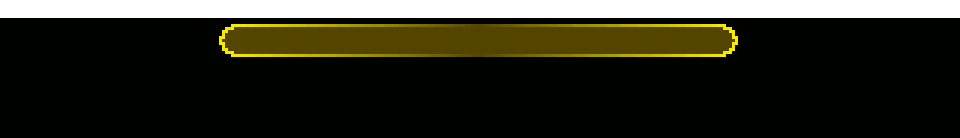
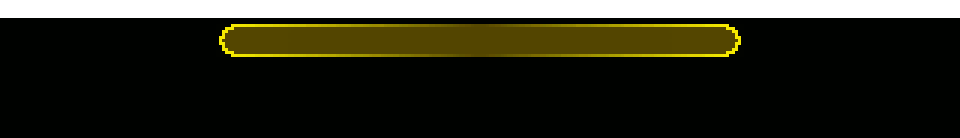
Revision of a layered 960x138 image; what changed, layer by layer:
painted on "border", masked it over [486, 24, 741, 57]
painted on "bg" over [723, 24, 741, 57]
